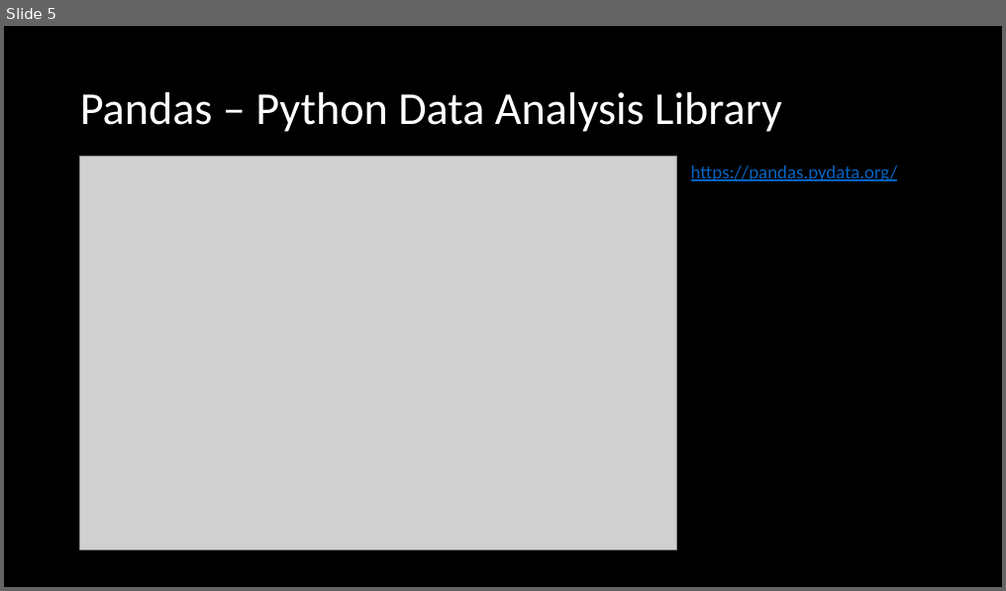
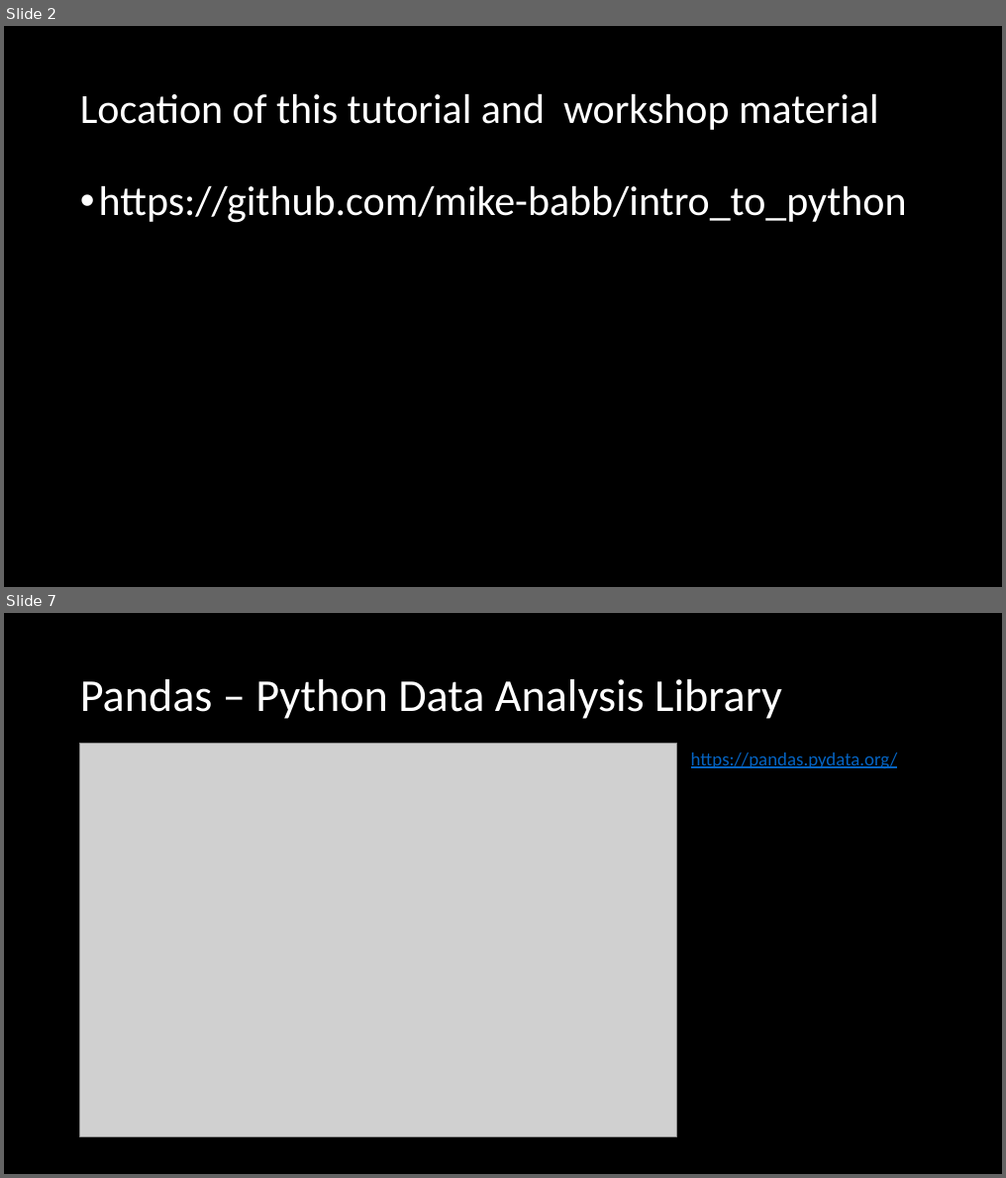
Before and after one commit to mike-babb/intro_to_python, a slide deck: Introduction to Python.pptx. Shown one above the other, each under a label of ours: slide 5 before the commit, slides 2 and 7 after it; the slides between them are not shown. The pictures are 1006x591 and 1006x1178 pixels, drawn with LibreOffice and Linux fonts; fonts in the diff are those of the drawing; grey boxes stand for pictures. Boxes give left, top, right and bottom in pixels: in the first picture for what was removed or moved away, otherwise in the second. Text is boxed around its words. In the diff, an @@ line names an element or a change of style, - is before the commit and + after.

```diff
--- a/Introduction to Python.pptx
+++ b/Introduction to Python.pptx
@@ slide 2 added at [4,26,1002,587], background #000000 @@
@@ title added at [80,94,879,130], 40 pt, text #FFFFFF @@
+Location of this tutorial and workshop material
@@ text added at [99,186,907,223], 40 pt, text #FFFFFF @@
+• https://github.com/mike-babb/intro_to_python
@@ what was slide 5 is now slide 7 @@
```
Also in this commit, not shown: 5 slides changed, 4 other slides added, 13 other files.
